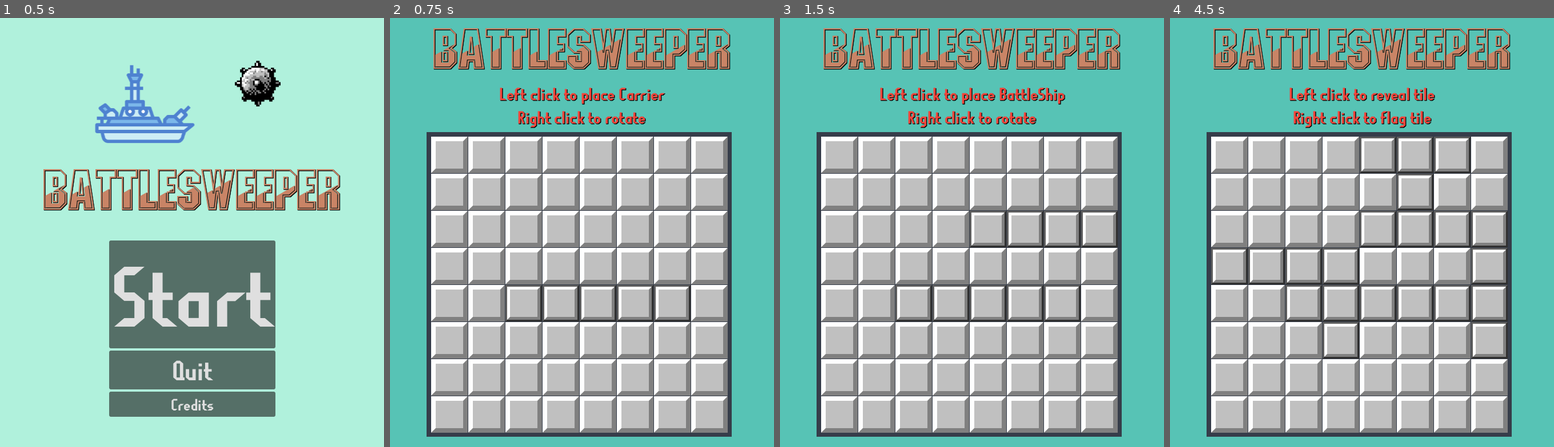
Above: before the commit, frames 1-4 (left to right).
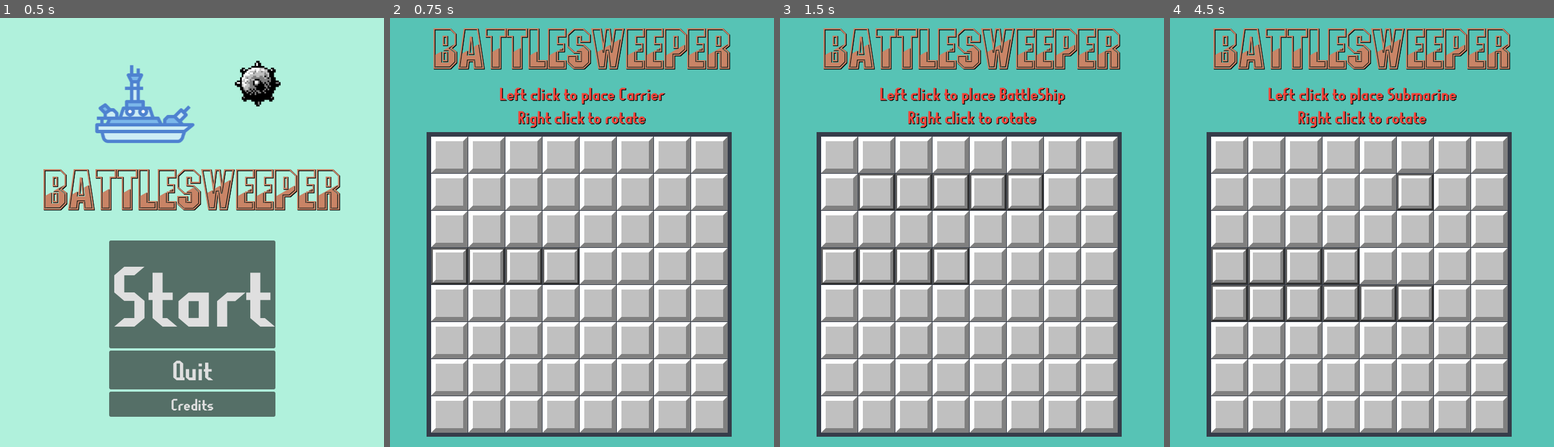
Above: after the commit, the same moments.

Repository: OverTimeChaos/BattleSweeper
Game: Godot game, scene res://Codes and Screens/TitleScreen.tscn
Two runs of this game, one before a commit and one after it. Both use one fixed random seed, a clock stepped at 60 frames per second and the inputs below.
Inputs (mouse positions are in pixels of both pictures, inside the frame that each line leads up to):
- Up to frame 1 (0.5 s): no input
- Up to frame 2 (0.75 s): click "Start" at 0.5 s
- Up to frame 3 (1.5 s): tap Enter (Enter) at 1.25, 1.35 s; move the mouse to (1056, 211) at 1.27 s; click (1056, 211) at 1.42 s
- Up to frame 4 (4.5 s): tap Enter (Enter) at 2, 2.75, 3.5, 3.6, 4.25 s; move the mouse to (1285, 253) at 2.02 s; click (1285, 253) at 2.1 s; move the mouse to (1400, 138) at 2.77 s; hold Right mouse button (RightClick) 2.78-3.53 s; click (1400, 138) at 2.92 s; move the mouse to (1342, 318) at 3.52 s; click (1342, 318) at 3.67 s; move the mouse to (1477, 296) at 4.27 s; press the mouse at (1477, 296) at 4.28 s

Frame 1 is identical in both runs. In frame 2, 1.3% of the frame differs, in the area x 10-79%, y 53-71%; in frame 3, 2.6%; in frame 4, 3.7%, in the area x 10-88%, y 16-80%.

Commit message:
AHHHHHHHHHHHHHHHH

Diff:
--- a/Godot project/Codes and Screens/Tile.tscn
+++ b/Godot project/Codes and Screens/Tile.tscn
@@ -16,6 +16,42 @@
 [ext_resource type="Texture2D" uid="uid://sq13oucruvmi" path="res://Decals/MineSweeper/cells/WinmineXP/cell8.svg" id="10_hdxr2"]
 [ext_resource type="Texture2D" uid="uid://d3gmn7m7ypi5s" path="res://Decals/TileHover.png" id="11_8vhnq"]
 [ext_resource type="Texture2D" uid="uid://bntwy3tpkdh1u" path="res://Decals/UsedMine.png" id="11_up7g6"]
+[ext_resource type="Texture2D" uid="uid://c3pnu74i04b8k" path="res://Decals/Resized/Ships/BattleShip/ShipBattleshipPart1_scaled_20x_pngcrushed.png" id="17_r4lvi"]
+[ext_resource type="Texture2D" uid="uid://wgbli4t3wxlo" path="res://Decals/Resized/Ships/BattleShip/ShipBattleshipPart2_scaled_20x_pngcrushed.png" id="18_3pkcx"]
+[ext_resource type="Texture2D" uid="uid://boglpl7mu1y1l" path="res://Decals/Resized/Ships/BattleShip/ShipBattleshipPart3_scaled_20x_pngcrushed.png" id="19_813rk"]
+[ext_resource type="Texture2D" uid="uid://b6b8d464yh3do" path="res://Decals/Resized/Ships/BattleShip/ShipBattleshipPart4_scaled_20x_pngcrushed.png" id="20_cofgp"]
+[ext_resource type="Texture2D" uid="uid://0o8l65xcceh5" path="res://Decals/Resized/Ships/BattleShip/ShipBattleshipDestoryPart1_scaled_20x_pngcrushed.png" id="21_oowsp"]
+[ext_resource type="Texture2D" uid="uid://dfuv532cjq23q" path="res://Decals/Resized/Ships/BattleShip/ShipBattleshipDestoryPart2_scaled_20x_pngcrushed.png" id="22_alri8"]
+[ext_resource type="Texture2D" uid="uid://cf164a3qasj7a" path="res://Decals/Resized/Ships/BattleShip/ShipBattleshipDestoryPart3_scaled_20x_pngcrushed.png" id="23_wrrxp"]
+[ext_resource type="Texture2D" uid="uid://bgxmf0wuormxv" path="res://Decals/Resized/Ships/BattleShip/ShipBattleshipDestoryPart4_scaled_20x_pngcrushed.png" id="24_hrcpe"]
+[ext_resource type="Texture2D" uid="uid://cydckmbvxxkqi" path="res://Decals/Resized/Ships/Carrier/ShipCarrierPart1_scaled_31x_pngcrushed.png" id="25_dd1b4"]
+[ext_resource type="Texture2D" uid="uid://45oedy2jol0e" path="res://Decals/Resized/Ships/Carrier/ShipCarrierDestoryPart1_scaled_31x_pngcrushed.png" id="26_3pcme"]
+[ext_resource type="Texture2D" uid="uid://dwf4hwv1atngb" path="res://Decals/Resized/Ships/Carrier/ShipCarrierPart2_scaled_20x_pngcrushed.png" id="27_oyy6w"]
+[ext_resource type="Texture2D" uid="uid://dgxvrpscfs14f" path="res://Decals/Resized/Ships/Carrier/ShipCarrierDestoryPart2_scaled_20x_pngcrushed.png" id="28_l4gsp"]
+[ext_resource type="Texture2D" uid="uid://chnhan4o5ubkc" path="res://Decals/Resized/Ships/Carrier/ShipCarrierPart3_scaled_20x_pngcrushed.png" id="29_8by31"]
+[ext_resource type="Texture2D" uid="uid://do4mauntb1nhq" path="res://Decals/Resized/Ships/Carrier/ShipCarrierDestoryPart3_scaled_20x_pngcrushed.png" id="30_x4q1n"]
+[ext_resource type="Texture2D" uid="uid://dvkkgcq44ntc5" path="res://Decals/Resized/Ships/Carrier/ShipCarrierPart4_scaled_20x_pngcrushed.png" id="31_uc7j3"]
+[ext_resource type="Texture2D" uid="uid://b5nchr84lay8a" path="res://Decals/Resized/Ships/Carrier/ShipCarrierDestoryPart4_scaled_20x_pngcrushed.png" id="32_8sn6w"]
+[ext_resource type="Texture2D" uid="uid://c0a7f5r580frp" path="res://Decals/Resized/Ships/Carrier/ShipCarrierPart5_scaled_24x_pngcrushed.png" id="33_n6yf7"]
+[ext_resource type="Texture2D" uid="uid://dx2u632t721im" path="res://Decals/Resized/Ships/Carrier/ShipCarrierDestoryPart5_scaled_24x_pngcrushed.png" id="34_qdjte"]
+[ext_resource type="Texture2D" uid="uid://bacsajsx7bkq6" path="res://Decals/Resized/Ships/Crusier/ShipCruiserBuilt_scaled_10x_pngcrushed.png" id="35_sfyo7"]
+[ext_resource type="Texture2D" uid="uid://dp7gqbra1ocfu" path="res://Decals/Resized/Ships/Crusier/0,0,1_scaled_10x_pngcrushed.png" id="36_1hqod"]
+[ext_resource type="Texture2D" uid="uid://dre7m5u2j0xnm" path="res://Decals/Resized/Ships/Crusier/0,1,0_scaled_10x_pngcrushed.png" id="37_7qug3"]
+[ext_resource type="Texture2D" uid="uid://cf5igfp84q7wk" path="res://Decals/Resized/Ships/Crusier/0,1,1_scaled_10x_pngcrushed.png" id="38_h65wt"]
+[ext_resource type="Texture2D" uid="uid://bvj6nh143u4ks" path="res://Decals/Resized/Ships/Crusier/1,0,0_scaled_10x_pngcrushed.png" id="39_53dsi"]
+[ext_resource type="Texture2D" uid="uid://dmhtm62l5qdqj" path="res://Decals/Resized/Ships/Crusier/1,0,1_scaled_10x_pngcrushed.png" id="40_menod"]
+[ext_resource type="Texture2D" uid="uid://bo6mo48omwjgs" path="res://Decals/Resized/Ships/Crusier/1,1,0_scaled_10x_pngcrushed.png" id="41_bbtar"]
+[ext_resource type="Texture2D" uid="uid://du0dbayurmf2p" path="res://Decals/Resized/Ships/Crusier/ShipCruiserDestory_scaled_10x_pngcrushed.png" id="42_bdba8"]
+[ext_resource type="Texture2D" uid="uid://b2bctm0yxwhbh" path="res://Decals/Resized/Ships/Submarine/0,0,1_scaled_10x_pngcrushed.png" id="43_ss7fv"]
+[ext_resource type="Texture2D" uid="uid://cnop0sarkr456" path="res://Decals/Resized/Ships/Submarine/0,1,0_scaled_10x_pngcrushed.png" id="44_k74e5"]
+[ext_resource type="Texture2D" uid="uid://bgm8mbjimfh78" path="res://Decals/Resized/Ships/Submarine/0,1,1_scaled_10x_pngcrushed.png" id="45_x5vav"]
+[ext_resource type="Texture2D" uid="uid://dh2iisjjl0ksq" path="res://Decals/Resized/Ships/Submarine/1,0,0_scaled_10x_pngcrushed.png" id="46_kermp"]
+[ext_resource type="Texture2D" uid="uid://r0mbxuy7xkpk" path="res://Decals/Resized/Ships/Submarine/1,0,1_scaled_10x_pngcrushed.png" id="47_23aul"]
+[ext_resource type="Texture2D" uid="uid://dr5abdnucuts3" path="res://Decals/Resized/Ships/Submarine/1,1,0_scaled_10x_pngcrushed.png" id="48_1t8gj"]
+[ext_resource type="Texture2D" uid="uid://b1fh25xex1jl2" path="res://Decals/Resized/Ships/Destoryer/ShipDestroyerBuilt_scaled_10x_pngcrushed.png" id="49_fxqwi"]
+[ext_resource type="Texture2D" uid="uid://h5jf7oh16l6s" path="res://Decals/Resized/Ships/Destoryer/0,1_scaled_10x_pngcrushed.png" id="50_f0jdo"]
+[ext_resource type="Texture2D" uid="uid://bxnup52h8mnw0" path="res://Decals/Resized/Ships/Destoryer/1,0_scaled_10x_pngcrushed.png" id="51_tlqxo"]
+[ext_resource type="Texture2D" uid="uid://fcs6c7cmhpyr" path="res://Decals/Resized/Ships/Destoryer/ShipDestroyerDestory_scaled_10x_pngcrushed.png" id="52_khds4"]
 
 [sub_resource type="SpriteFrames" id="SpriteFrames_bh2tx"]
 animations = [{
@@ -69,7 +105,182 @@
 "speed": 5.0
 }]
 
-[sub_resource type="SpriteFrames" id="SpriteFrames_5t6pt"]
+[sub_resource type="SpriteFrames" id="SpriteFrames_u1qpn"]
+animations = [{
+"frames": [{
+"duration": 1.0,
+"texture": ExtResource("17_r4lvi")
+}, {
+"duration": 1.0,
+"texture": ExtResource("18_3pkcx")
+}, {
+"duration": 1.0,
+"texture": ExtResource("19_813rk")
+}, {
+"duration": 1.0,
+"texture": ExtResource("20_cofgp")
+}, {
+"duration": 1.0,
+"texture": ExtResource("21_oowsp")
+}, {
+"duration": 1.0,
+"texture": ExtResource("22_alri8")
+}, {
+"duration": 1.0,
+"texture": ExtResource("23_wrrxp")
+}, {
+"duration": 1.0,
+"texture": ExtResource("24_hrcpe")
+}],
+"loop": true,
+"name": &"default",
+"speed": 5.0
+}]
+
+[sub_resource type="SpriteFrames" id="SpriteFrames_yone8"]
+animations = [{
+"frames": [{
+"duration": 1.0,
+"texture": ExtResource("25_dd1b4")
+}, {
+"duration": 1.0,
+"texture": ExtResource("26_3pcme")
+}],
+"loop": true,
+"name": &"default",
+"speed": 5.0
+}]
+
+[sub_resource type="SpriteFrames" id="SpriteFrames_t2xdx"]
+animations = [{
+"frames": [{
+"duration": 1.0,
+"texture": ExtResource("27_oyy6w")
+}, {
+"duration": 1.0,
+"texture": ExtResource("28_l4gsp")
+}],
+"loop": true,
+"name": &"default",
+"speed": 5.0
+}]
+
+[sub_resource type="SpriteFrames" id="SpriteFrames_yhof8"]
+animations = [{
+"frames": [{
+"duration": 1.0,
+"texture": ExtResource("29_8by31")
+}, {
+"duration": 1.0,
+"texture": ExtResource("30_x4q1n")
+}],
+"loop": true,
+"name": &"default",
+"speed": 5.0
+}]
+
+[sub_resource type="SpriteFrames" id="SpriteFrames_51urj"]
+animations = [{
+"frames": [{
+"duration": 1.0,
+"texture": ExtResource("31_uc7j3")
+}, {
+"duration": 1.0,
+"texture": ExtResource("32_8sn6w")
+}],
+"loop": true,
+"name": &"default",
+"speed": 5.0
+}]
+
+[sub_resource type="SpriteFrames" id="SpriteFrames_tpc5k"]
+animations = [{
+"frames": [{
+"duration": 1.0,
+"texture": ExtResource("33_n6yf7")
+}, {
+"duration": 1.0,
+"texture": ExtResource("34_qdjte")
+}],
+"loop": true,
+"name": &"default",
+"speed": 5.0
+}]
+
+[sub_resource type="SpriteFrames" id="SpriteFrames_0gfp8"]
+animations = [{
+"frames": [{
+"duration": 1.0,
+"texture": ExtResource("35_sfyo7")
+}, {
+"duration": 1.0,
+"texture": ExtResource("36_1hqod")
+}, {
+"duration": 1.0,
+"texture": ExtResource("37_7qug3")
+}, {
+"duration": 1.0,
+"texture": ExtResource("38_h65wt")
+}, {
+"duration": 1.0,
+"texture": ExtResource("39_53dsi")
+}, {
+"duration": 1.0,
+"texture": ExtResource("40_menod")
+}, {
+"duration": 1.0,
+"texture": ExtResource("41_bbtar")
+}, {
+"duration": 1.0,
+"texture": ExtResource("42_bdba8")
+}],
+"loop": true,
+"name": &"Cursier",
+"speed": 5.0
+}, {
+"frames": [{
+"duration": 1.0,
+"texture": ExtResource("43_ss7fv")
+}, {
+"duration": 1.0,
+"texture": ExtResource("44_k74e5")
+}, {
+"duration": 1.0,
+"texture": ExtResource("45_x5vav")
+}, {
+"duration": 1.0,
+"texture": ExtResource("46_kermp")
+}, {
+"duration": 1.0,
+"texture": ExtResource("47_23aul")
+}, {
+"duration": 1.0,
+"texture": ExtResource("48_1t8gj")
+}],
+"loop": true,
+"name": &"Sub",
+"speed": 5.0
+}]
+
+[sub_resource type="SpriteFrames" id="SpriteFrames_733ud"]
+animations = [{
+"frames": [{
+"duration": 1.0,
+"texture": ExtResource("49_fxqwi")
+}, {
+"duration": 1.0,
+"texture": ExtResource("50_f0jdo")
+}, {
+"duration": 1.0,
+"texture": ExtResource("51_tlqxo")
+}, {
+"duration": 1.0,
+"texture": ExtResource("52_khds4")
+}],
+"loop": true,
+"name": &"default",
+"speed": 5.0
+}]
 
 [node name="Tile" type="Node2D"]
 script = ExtResource("1_jb1yw")
@@ -99,10 +310,10 @@
 [node name="Control" type="Control" parent="."]
 layout_mode = 3
 anchors_preset = 0
-offset_left = 72.0
-offset_top = 208.0
-offset_right = 136.0
-offset_bottom = 272.0
+offset_left = 229.0
+offset_top = 226.0
+offset_right = 293.0
+offset_bottom = 290.0
 
 [node name="Flag" type="Sprite2D" parent="."]
 visible = false
@@ -110,10 +321,56 @@
 scale = Vector2(0.4, 0.4)
 texture = ExtResource("6_sqn0l")
 
-[node name="shipparts" type="AnimatedSprite2D" parent="."]
-position = Vector2(104, 240)
-scale = Vector2(1.195, 1.195)
-sprite_frames = SubResource("SpriteFrames_5t6pt")
+[node name="Battleship" type="AnimatedSprite2D" parent="."]
+visible = false
+position = Vector2(103, 240.287)
+scale = Vector2(0.0601293, 0.0620914)
+sprite_frames = SubResource("SpriteFrames_u1qpn")
+
+[node name="Carrier front" type="AnimatedSprite2D" parent="."]
+visible = false
+position = Vector2(108.176, 251)
+scale = Vector2(0.0402001, 0.0413487)
+sprite_frames = SubResource("SpriteFrames_yone8")
+
+[node name="Carrier middle 2" type="AnimatedSprite2D" parent="."]
+visible = false
+position = Vector2(100, 239)
+scale = Vector2(0.0641875, 0.0623953)
+sprite_frames = SubResource("SpriteFrames_t2xdx")
+
+[node name="Carrier middle 3" type="AnimatedSprite2D" parent="."]
+visible = false
+position = Vector2(103, 240.287)
+scale = Vector2(0.065, 0.067)
+sprite_frames = SubResource("SpriteFrames_yhof8")
+
+[node name="Carrier middle 4" type="AnimatedSprite2D" parent="."]
+visible = false
+position = Vector2(109, 240)
+scale = Vector2(0.065, 0.067)
+sprite_frames = SubResource("SpriteFrames_51urj")
+
+[node name="Carrier back" type="AnimatedSprite2D" parent="."]
+visible = false
+position = Vector2(104.45, 243)
+scale = Vector2(0.0544719, 0.056148)
+sprite_frames = SubResource("SpriteFrames_tpc5k")
+
+[node name="3 tile ships" type="AnimatedSprite2D" parent="."]
+visible = false
+position = Vector2(103, 238.49)
+scale = Vector2(0.13, 0.134)
+sprite_frames = SubResource("SpriteFrames_0gfp8")
+animation = &"Sub"
+
+[node name="2 tile ships" type="AnimatedSprite2D" parent="."]
+visible = false
+position = Vector2(103, 241)
+scale = Vector2(0.12, 0.124)
+sprite_frames = SubResource("SpriteFrames_733ud")
+frame = 1
+offset = Vector2(0, -253.885)
 
 [connection signal="gui_input" from="Control" to="." method="_on_control_gui_input"]
 [connection signal="mouse_entered" from="Control" to="." method="_on_control_mouse_entered"]
Not shown: 1 places in Godot project/Codes and Screens/Tile.tscn that only renumber resources
Binary file added: Godot project/Decals/Resized/Ships/BattleShip/ShipBattleshipDestoryPart1_scaled_20x_pngcrushed.png
Not shown, added: Godot project/Decals/Resized/Ships/BattleShip/ShipBattleshipDestoryPart1_scaled_20x_pngcrushed.png.import
Binary file added: Godot project/Decals/Resized/Ships/BattleShip/ShipBattleshipDestoryPart2_scaled_20x_pngcrushed.png
Not shown, added: Godot project/Decals/Resized/Ships/BattleShip/ShipBattleshipDestoryPart2_scaled_20x_pngcrushed.png.import
Binary file added: Godot project/Decals/Resized/Ships/BattleShip/ShipBattleshipDestoryPart3_scaled_20x_pngcrushed.png
Not shown, added: Godot project/Decals/Resized/Ships/BattleShip/ShipBattleshipDestoryPart3_scaled_20x_pngcrushed.png.import
Binary file added: Godot project/Decals/Resized/Ships/BattleShip/ShipBattleshipDestoryPart4_scaled_20x_pngcrushed.png
Not shown, added: Godot project/Decals/Resized/Ships/BattleShip/ShipBattleshipDestoryPart4_scaled_20x_pngcrushed.png.import
Binary file added: Godot project/Decals/Resized/Ships/BattleShip/ShipBattleshipPart1_scaled_20x_pngcrushed.png
Not shown, added: Godot project/Decals/Resized/Ships/BattleShip/ShipBattleshipPart1_scaled_20x_pngcrushed.png.import
Binary file added: Godot project/Decals/Resized/Ships/BattleShip/ShipBattleshipPart2_scaled_20x_pngcrushed.png
(and 146 more such lines)
